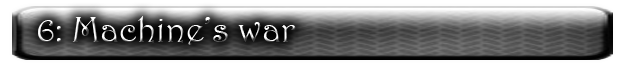
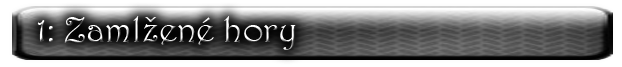
Two versions of the same layered image (622×67). Layer-by-layer changes:
renamed "6: Machine’s war" to "6: Válka strojů", hid it, painted on it over [38, 15, 296, 50]
renamed "1: The Misty Mountains" to "1: Zamlžené hory", showed it, painted on it over [37, 15, 307, 50]
